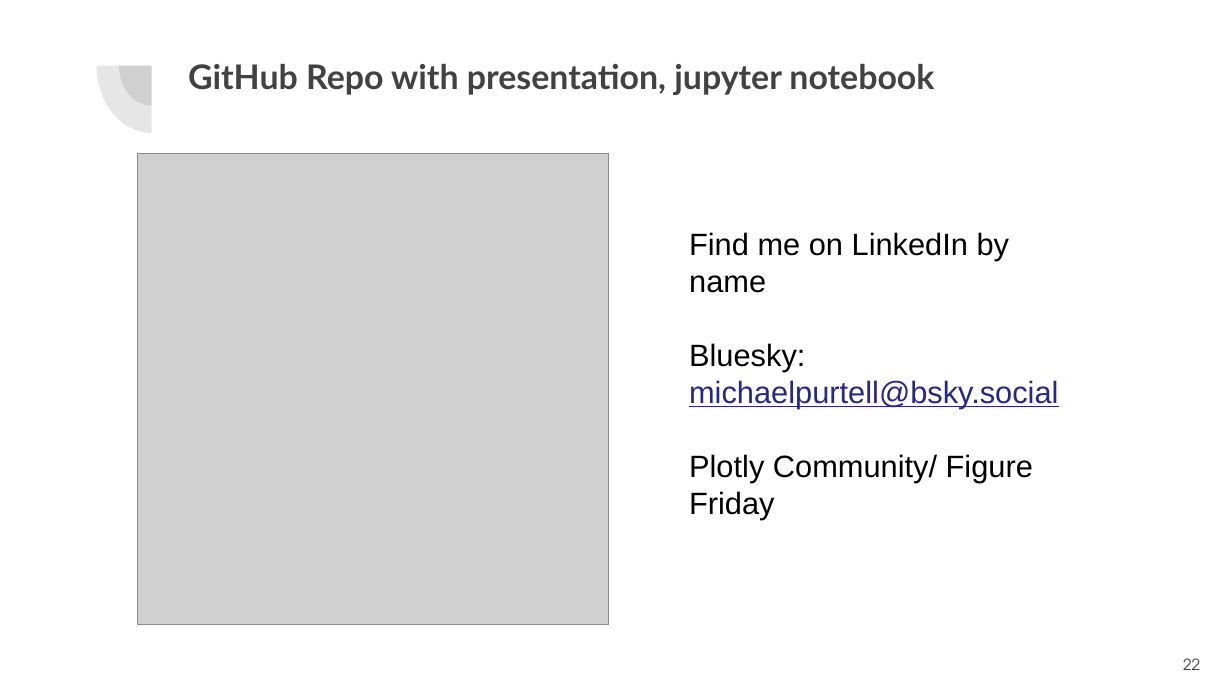
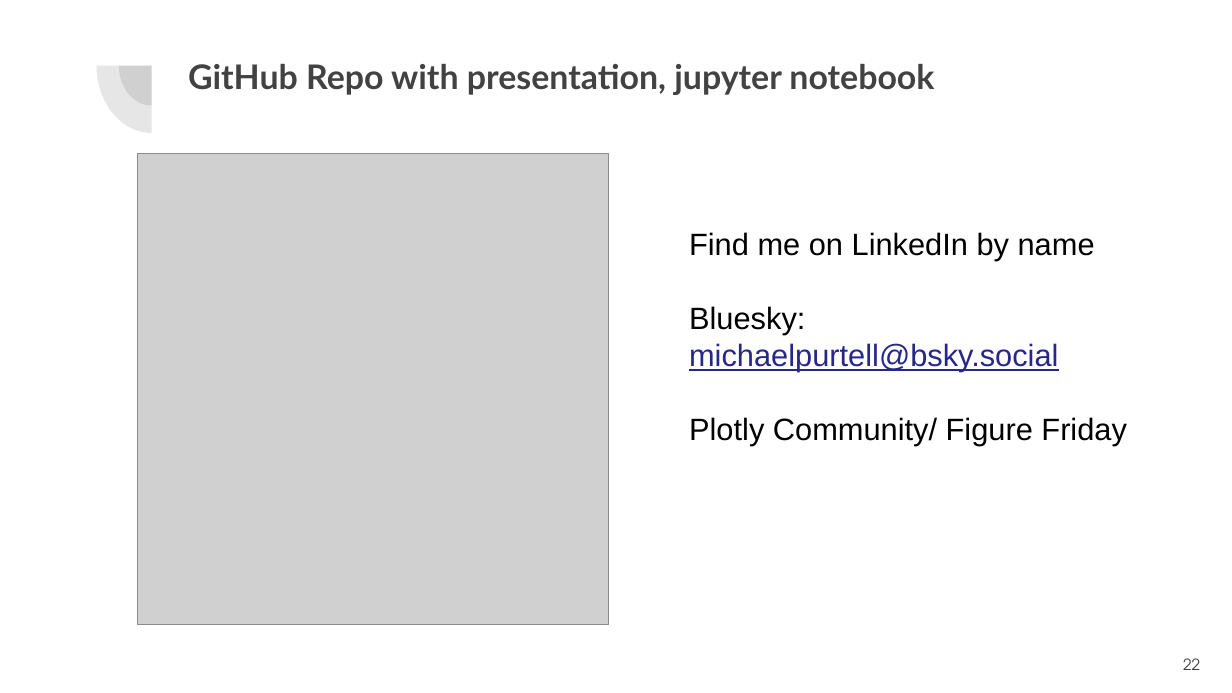
Before and after one commit to Mike-Purtell/bay_piggies_2025_June_26, a slide deck: slide 22 of Bay_Piggies_2025_06_26.pptx. Drawn at 1232x693 pixels with LibreOffice and Linux fonts; fonts in the diff are those of the drawing; grey boxes stand for pictures. Boxes give left, top, right and bottom in pixels: in the first picture for what was removed or moved away, otherwise in the second. Text is boxed around its words. In the diff, an @@ line names an element or a change of style, - is before the commit and + after.

```diff
--- a/Bay_Piggies_2025_06_26.pptx
+++ b/Bay_Piggies_2025_06_26.pptx
@@ text "Find me on LinkedIn by ..." rewrapped from [689,232,1058,519] to [689,232,1127,445] @@
```
Also in this commit, not shown: 15 other files.
